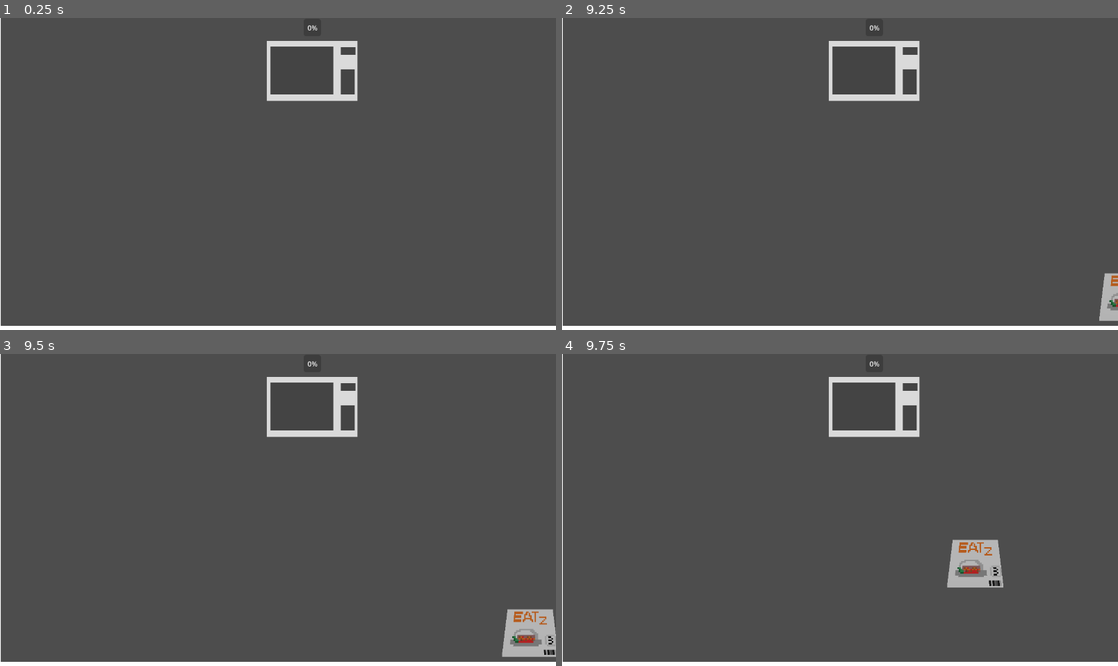
Above: before the commit, frames 1-4 (two rows, left to right).
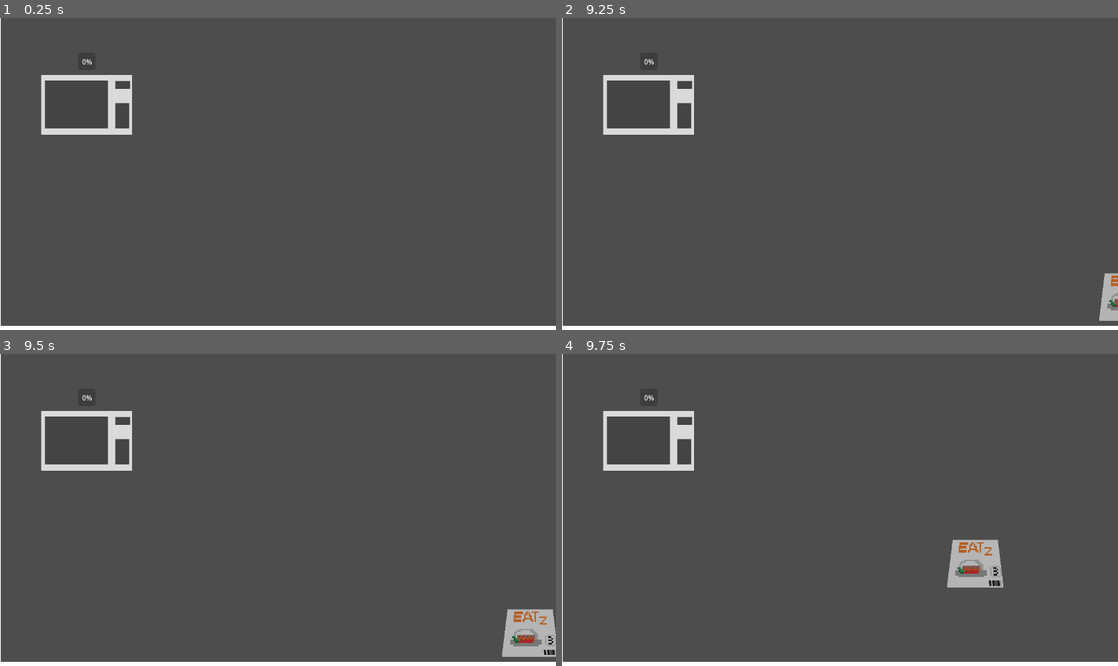
Above: after the commit, the same moments.

Repository: SpntKbrg/microwave-game
Game: Godot game, scene res://scenes/game_scene.tscn
Two runs of this game, one before a commit and one after it. Both use one fixed random seed, a clock stepped at 60 frames per second and the inputs below.
Inputs (mouse positions are in pixels of both pictures, inside the frame that each line leads up to):
- Up to frame 1 (0.25 s): no input
- Up to frame 2 (9.25 s): tap Enter at 0.5, 2, 3.5 s; move the mouse to (962, 158) at 0.52 s; click (962, 158) at 0.67 s; tap Space at 1.25, 2.75, 4.25 s; drag from (728, 189) to (873, 71) at 1.27 s; move the mouse to (895, 105) at 2.02 s; click (895, 105) at 2.17 s; drag from (812, 236) to (673, 127) at 2.77 s; move the mouse to (1006, 220) at 3.52 s; click (1006, 220) at 3.67 s; drag from (673, 127) to (873, 71) at 4.27 s; move the mouse to (867, 174) at 5.02 s; click (867, 174) at 5.17 s; drag from (756, 96) to (728, 189) at 5.77 s; move the mouse to (962, 158) at 6.52 s; click (962, 158) at 6.67 s; drag from (728, 189) to (873, 71) at 7.27 s; move the mouse to (895, 105) at 8.02 s; click (895, 105) at 8.17 s; drag from (812, 236) to (673, 127) at 8.77 s
- Up to frame 3 (9.5 s): no input
- Up to frame 4 (9.75 s): drag from (1090, 634) to (873, 407) at 9.52 s

The runs differ from the first frame. In frame 1, 2.4% of the frame differs, in the area x 7-65%, y 2-38%; in frame 2, 2.4%; in frame 3, 2.4%; in frame 4, 2.4%.

Commit message:
Add: make microwave open ui properly

Diff:
--- a/scenes/mockup/basic_microwave.tscn
+++ b/scenes/mockup/basic_microwave.tscn
@@ -1,25 +1,17 @@
-[gd_scene load_steps=5 format=3 uid="uid://o780nuiqh10i"]
+[gd_scene load_steps=4 format=3 uid="uid://o780nuiqh10i"]
 
-[ext_resource type="PackedScene" uid="uid://1fkkghi6lstr" path="res://scenes/mockup/basic_microwave_ui.tscn" id="1_g401g"]
 [ext_resource type="Script" uid="uid://ddspmm4b076hb" path="res://scripts/game/basic_microwave.gd" id="1_h0ku5"]
 [ext_resource type="Texture2D" uid="uid://c8qi8ru3pxqn3" path="res://prototypes/dragndrop/microwave.png" id="2_h0ku5"]
 
 [sub_resource type="RectangleShape2D" id="RectangleShape2D_wd06u"]
 size = Vector2(205, 133)
 
-[node name="BasicMicrowave" type="Area2D" node_paths=PackedStringArray("microwave_ui")]
+[node name="BasicMicrowave" type="Area2D"]
 script = ExtResource("1_h0ku5")
-microwave_ui = NodePath("microwave_ui")
 
 [node name="collider" type="CollisionShape2D" parent="."]
 position = Vector2(0.5, 0.5)
 shape = SubResource("RectangleShape2D_wd06u")
-
-[node name="microwave_ui" parent="." instance=ExtResource("1_g401g")]
-offset_left = -145.0
-offset_top = -369.0
-offset_right = 1135.0
-offset_bottom = 351.0
 
 [node name="sprite" type="Sprite2D" parent="."]
 texture = ExtResource("2_h0ku5")
--- a/scripts/game/basic_microwave.gd
+++ b/scripts/game/basic_microwave.gd
@@ -4,11 +4,9 @@
 
 func _ready() -> void:
 	super._ready()
-	setup()
 
 func setup()->void:
 	print("basic microwave seting up..")
-	microwave_ui.visible = false
 
 func on_item_drop_addition(_item: ItemModel) -> void:
 	item = _item
--- a/scripts/game/game_manager.gd
+++ b/scripts/game/game_manager.gd
@@ -9,13 +9,11 @@
 # Called when the node enters the scene tree for the first time.
 func _ready() -> void:
 	var microwave_factory = MicrowaveFactory.new();
-	var offset = 0.0;
 	for microwave in microwave_set:
-		print("create microwave")
 		var mw = microwave_factory.create(microwave);
-		mw.position = Vector2(0.0 + offset,50.0)
-		add_child(mw)
-		offset += 50.0;
+		var game_scene = get_parent()
+		game_scene.add_child.call_deferred(mw)
+		mw.position = Vector2(200.0,200.0)
 	spawn_timer.timeout.connect(on_spawn_item)
 	spawn_timer.start(spawn_interval_ms / 1000.0)
 
--- a/scripts/game/interface_microwave.gd
+++ b/scripts/game/interface_microwave.gd
@@ -1,6 +1,7 @@
 @abstract class_name IMicrowave extends Area2D
 
-@export var microwave_ui: IMicrowaveUI
+var microwave_ui: IMicrowaveUI
+const basic_microwave_ui = preload("res://scenes/mockup/basic_microwave_ui.tscn")
 
 func _ready() -> void:
 	body_entered.connect(on_body_entered)
@@ -11,11 +12,12 @@
 	on_item_drop_addition(item)
 
 func _show_ui() -> void:
-	microwave_ui.visible = true
+	microwave_ui = basic_microwave_ui.instantiate()
+	get_parent().add_child.call_deferred(microwave_ui)
 
 func on_body_entered(target: Node) -> void:
 	print("something entering me..")
-	if target.is_class("ItemModel"):
+	if target is ItemModel:
 		on_item_dropped(target)
 
 @abstract
